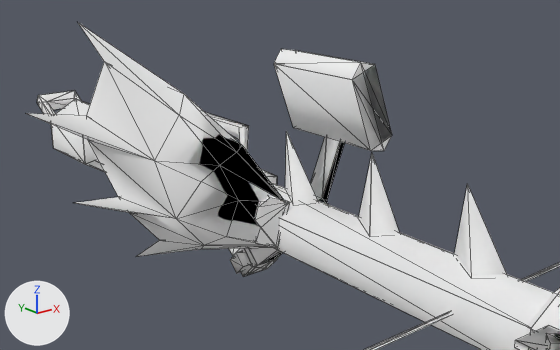
The glTF model docs/models/weapons/w04/129.glb, before and after one commit.
Before and after are seen from a 50 mm lens placed at (-0.91, -1.331, 0.347), pointed at (-0.036, -0.238, -0.09). The lights are fixed; the arrows at lower left show +X, +Y and +Z. The older version comes first. Mesh edges are drawn as thin lines. Vertices at exactly the same position are counted once.

The first picture shows 'Group[0]', 'Group[100]', 'Group[2]'.
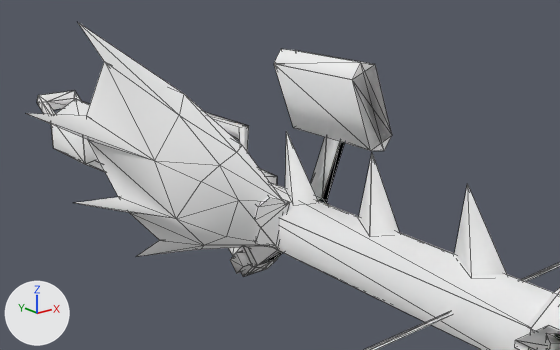
The change in detail:
me_group_2 is used by ob_group_2; location (0.0, 0.0, 0.0).
me_group_2 had 39 vertices, 79 faces and spanned x -0.418..-0.035, y -0.268..0.01, z -0.261..0.198.
me_group_2 now has 37 vertices, 66 faces and spans x -0.418..-0.035, y -0.268..0.01, z -0.261..0.198.
Part 1, on me_group_2:
2 vertices are removed from x -0.061..-0.042, y -0.263..-0.261, z -0.223..-0.137.
13 faces are deleted.

What differs and where, as boxes (x1, y1, x2, y2) in the pictures (560 x 350 px):
part 1 of me_group_2, deleted
    before: (202, 145, 283, 249)
